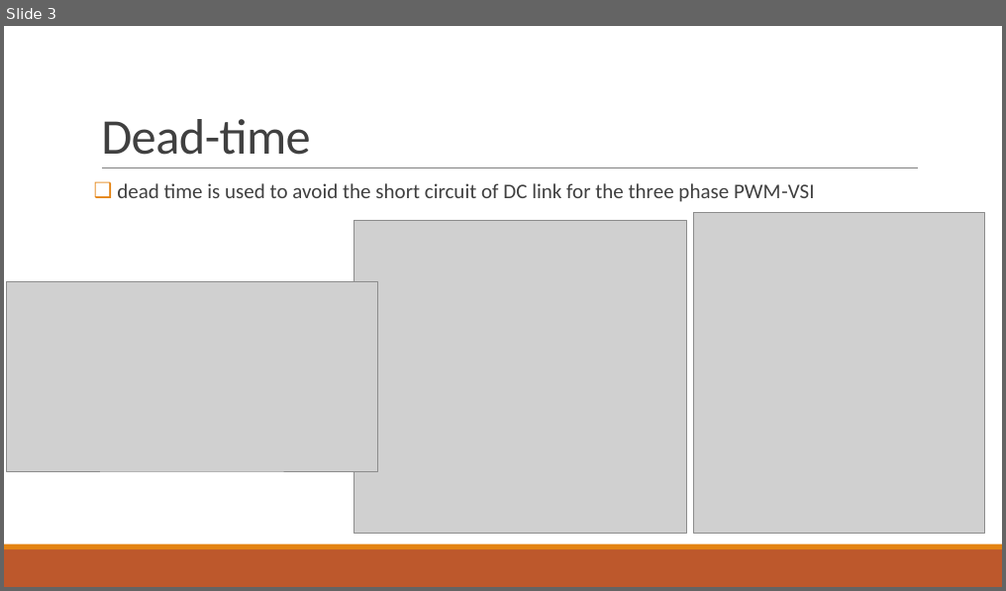
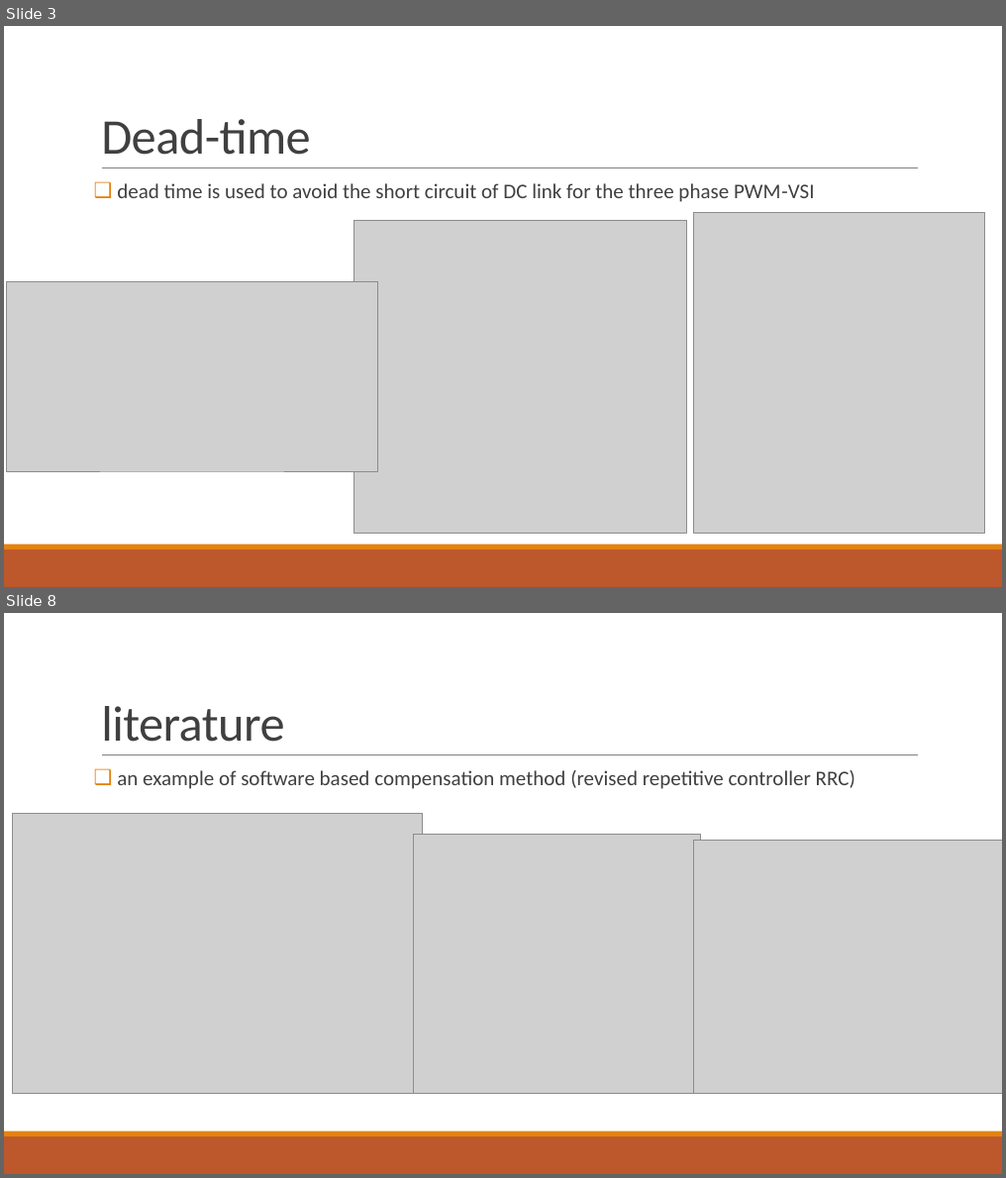
Before and after one commit to hyuruk/doktora, a slide deck: tik/tikMay2018.pptx. Shown one above the other, each under a label of ours: slide 3 before the commit, slides 3 and 8 after it; the slides between them are not shown. The pictures are 1006x591 and 1006x1178 pixels, drawn with LibreOffice and Linux fonts; fonts in the diff are those of the drawing; grey boxes stand for pictures. Boxes give left, top, right and bottom in pixels: in the first picture for what was removed or moved away, otherwise in the second. Text is boxed around its words. In the diff, an @@ line names an element or a change of style, - is before the commit and + after.

```diff
--- a/tik/tikMay2018.pptx
+++ b/tik/tikMay2018.pptx
@@ slide 8 added at [4,613,1002,1174], background #FFFFFF; not listed: 3 template elements that a slide beside it also shows @@
@@ title added at [101,706,284,742], 48 pt, text #404040 @@
+literature
@@ text added at [117,770,855,789], 20 pt, text #404040 @@
+❑ an example of software based compensation method (revised repetitive controller RRC)
@@ picture added at [12,814,423,1093] @@
@@ picture added at [413,834,700,1093] @@
@@ picture added at [693,841,1002,1093] @@
```
Also in this commit, not shown: 2 slides changed, 4 other slides added.
